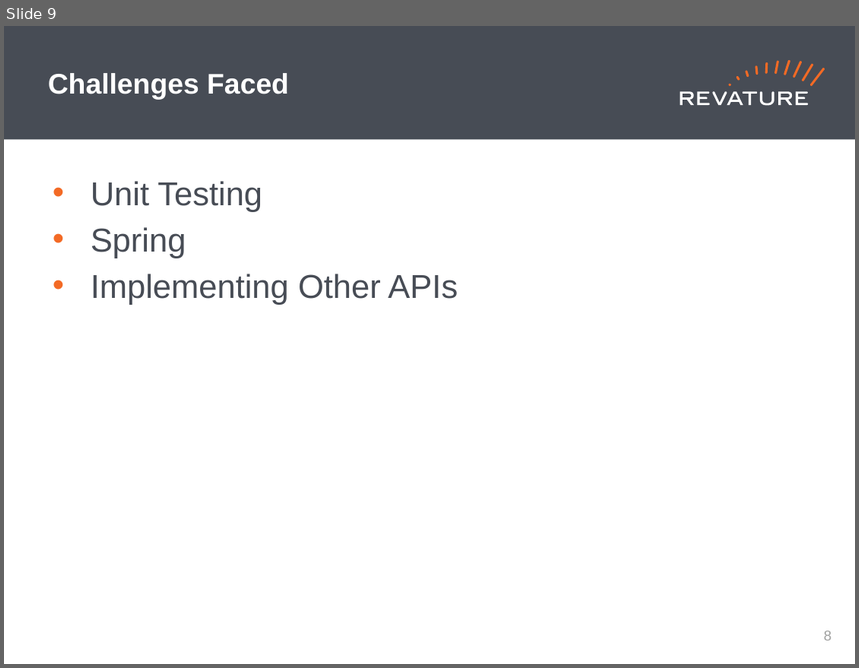
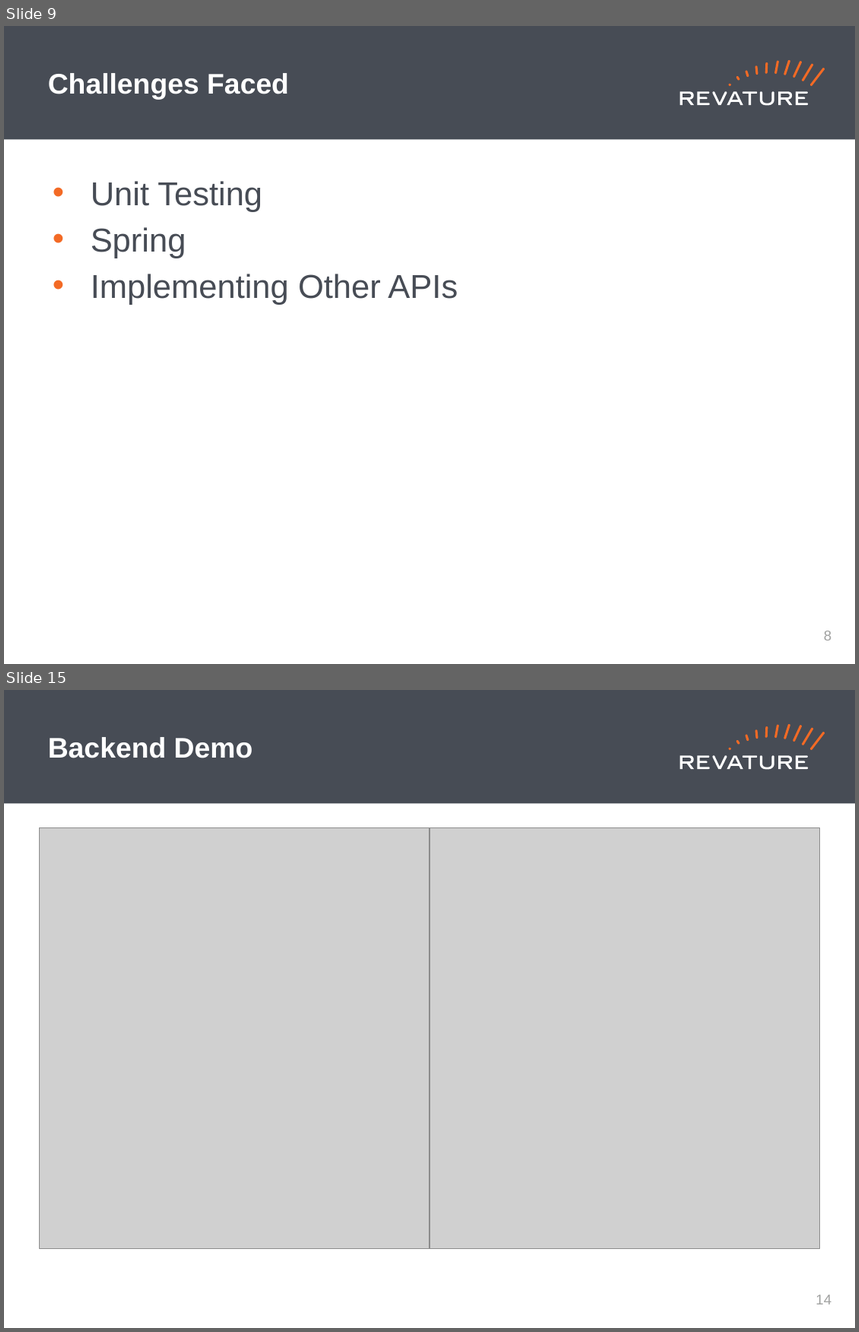
Before and after one commit to DavidKaza/skybank, a slide deck: Revature_PPT_Template (1).pptx. Shown one above the other, each under a label of ours: slide 9 before the commit, slides 9 and 15 after it; the slides between them are not shown. The pictures are 859x668 and 859x1332 pixels, drawn with LibreOffice and Linux fonts; fonts in the diff are those of the drawing; grey boxes stand for pictures. Boxes give left, top, right and bottom in pixels: in the first picture for what was removed or moved away, otherwise in the second. Text is boxed around its words. In the diff, an @@ line names an element or a change of style, - is before the commit and + after.

Commit message:
Backend Demo

```diff
--- a/Revature_PPT_Template (1).pptx
+++ b/Revature_PPT_Template (1).pptx
@@ slide 15 added at (4,690,855,1328), background #FFFFFF; not listed: 19 template elements that a slide beside it also shows @@
@@ title added at (48,737,253,758), 24 pt, text #FFFFFF, bold @@
+Backend Demo
@@ picture added at (40,828,430,1249) @@
@@ picture added at (430,828,819,1249) @@
@@ page number added at (816,1295,832,1305), 12 pt, text #A0A1A0 @@
+14
```
Also in this commit, not shown: 1 slide changed, 5 other slides added.
